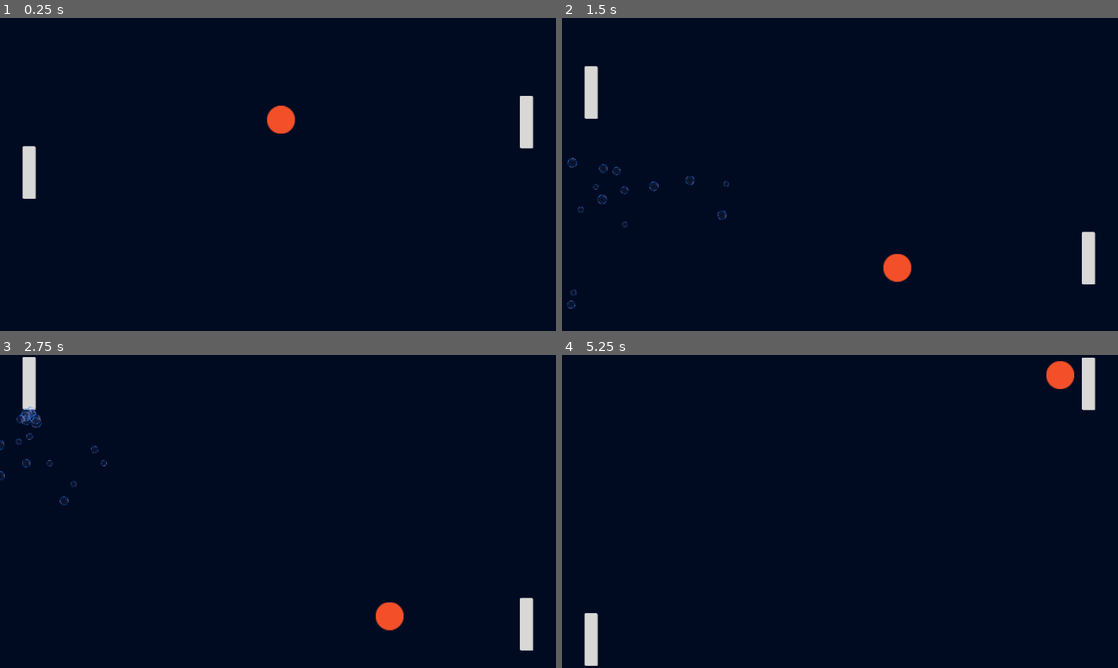
Above: before the commit, frames 1-4 (two rows, left to right).
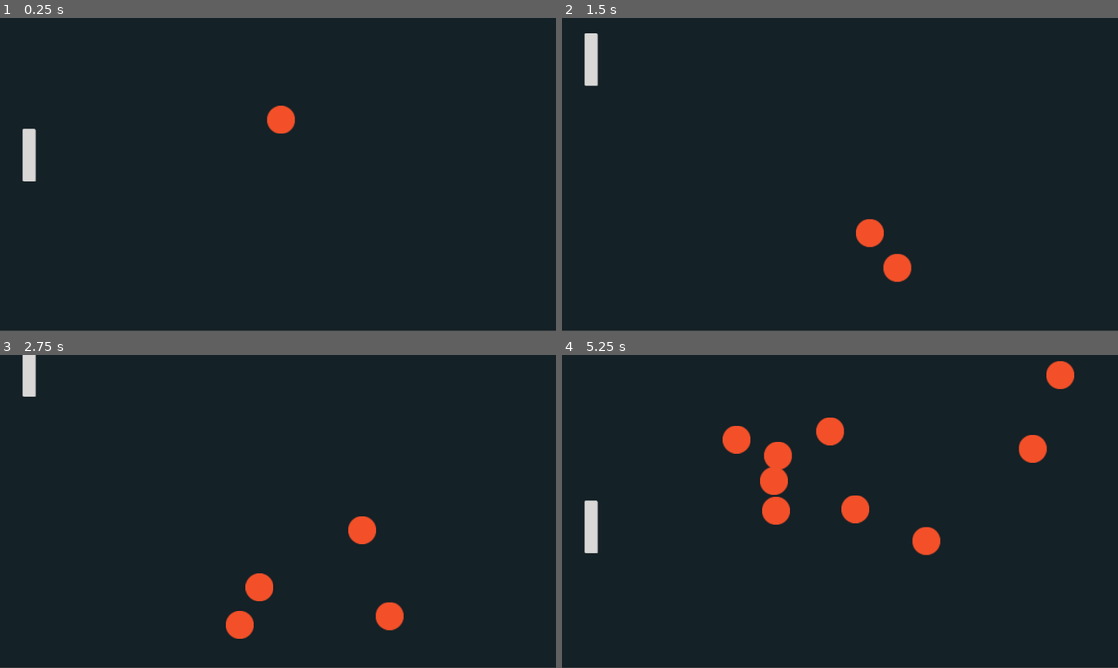
Above: after the commit, the same moments.

Repository: AdamYoder02/AAIDocumentation
Game: Godot game, scene res://level/level.tscn
Two runs of this game, one before a commit and one after it. Both use one fixed random seed, a clock stepped at 60 frames per second and the inputs below. Before the commit the project starts from res://level/level_airpump.tscn.
Inputs (mouse positions are in pixels of both pictures, inside the frame that each line leads up to):
- Up to frame 1 (0.25 s): no input
- Up to frame 2 (1.5 s): move the mouse to (962, 158) at 0.52 s; hold Up (Up) 0.53-1.28 s; tap C (Spawn Ball, bound only after the commit) at 0.6 s; tap X (Throw, bound only after the commit) at 0.8, 1.35 s; move the mouse to (728, 190) at 1.27 s; hold Down (Down) from 1.28 s (still down)
- Up to frame 3 (2.75 s): tap C (Spawn Ball, bound only after the commit) at 1.55, 2.1 s; move the mouse to (333, 442) at 2.02 s; release Down (Down) at 2.03 s; hold Up (Up) from 2.03 s (still down); tap X (Throw, bound only after the commit) at 2.3 s
- Up to frame 4 (5.25 s): move the mouse to (812, 574) at 2.77 s; tap X (Throw, bound only after the commit) at 2.85, 3.8, 4.35 s; tap C (Spawn Ball, bound only after the commit) at 3.05, 3.6, 4.55, 5.1 s; move the mouse to (1006, 558) at 3.52 s; release Up (Up) at 3.53 s; hold Down (Down) from 3.53 s (still down); move the mouse to (673, 464) at 4.27 s; move the mouse to (867, 511) at 5.02 s

The runs differ from the first frame. In frame 1, 0.9% of the frame differs, in the area x 0-100%, y 24-100%; in frame 2, 1.8%; in frame 3, 2.2%; in frame 4, 4.6%, in the area x 0-100%, y 0-100%.

Commit message:
Updated project input settings

Diff:
--- a/Pong/Pong/project.godot
+++ b/Pong/Pong/project.godot
@@ -11,8 +11,8 @@
 [application]
 
 config/name="Pong"
-run/main_scene="res://level/level_airpump.tscn"
-config/features=PackedStringArray("4.2", "Forward Plus")
+run/main_scene="res://level/level.tscn"
+config/features=PackedStringArray("4.3", "Forward Plus")
 
 [display]
 
@@ -23,16 +23,26 @@
 
 Up={
 "deadzone": 0.5,
-"events": [Object(InputEventKey,"resource_local_to_scene":fa …(175 unchanged characters)… ode":4194320,"key_label":0,"unicode":0,"echo":false,"script":null)
+"events": [Object(InputEventKey,"resource_local_to_scene":fa …(175 unchanged characters)… ode":4194320,"key_label":0,"unicode":0,"location":0,"echo":false,"script":null)
 ]
 }
 Down={
 "deadzone": 0.5,
-"events": [Object(InputEventKey,"resource_local_to_scene":fa …(175 unchanged characters)… ode":4194322,"key_label":0,"unicode":0,"echo":false,"script":null)
+"events": [Object(InputEventKey,"resource_local_to_scene":fa …(175 unchanged characters)… ode":4194322,"key_label":0,"unicode":0,"location":0,"echo":false,"script":null)
 ]
 }
 Reset={
 "deadzone": 0.5,
-"events": [Object(InputEventKey,"resource_local_to_scene":fa …(172 unchanged characters)… eycode":82,"key_label":0,"unicode":114,"echo":false,"script":null)
+"events": [Object(InputEventKey,"resource_local_to_scene":fa …(172 unchanged characters)… eycode":82,"key_label":0,"unicode":114,"location":0,"echo":false,"script":null)
 ]
 }
+Throw={
+"deadzone": 0.5,
+"events": [Object(InputEventKey,"resource_local_to_scene":false,"resource_name":"","device":-1,"window_id":0,"alt_pressed":false,"shift_pressed":false,"ctrl_pressed":false,"meta_pressed":false,"pressed":false,"keycode":0,"physical_keycode":88,"key_label":0,"unicode":120,"location":0,"echo":false,"script":null)
+]
+}
+"Spawn Ball"={
+"deadzone": 0.5,
+"events": [Object(InputEventKey,"resource_local_to_scene":false,"resource_name":"","device":-1,"window_id":0,"alt_pressed":false,"shift_pressed":false,"ctrl_pressed":false,"meta_pressed":false,"pressed":false,"keycode":0,"physical_keycode":67,"key_label":0,"unicode":99,"location":0,"echo":false,"script":null)
+]
+}
